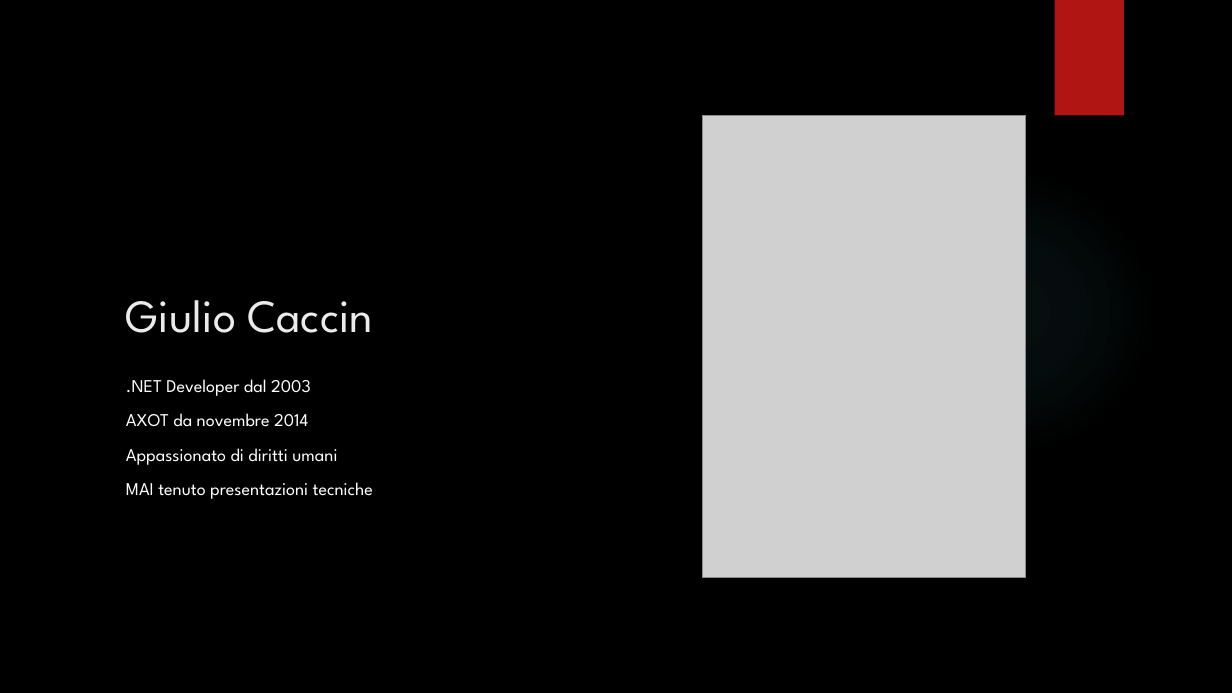
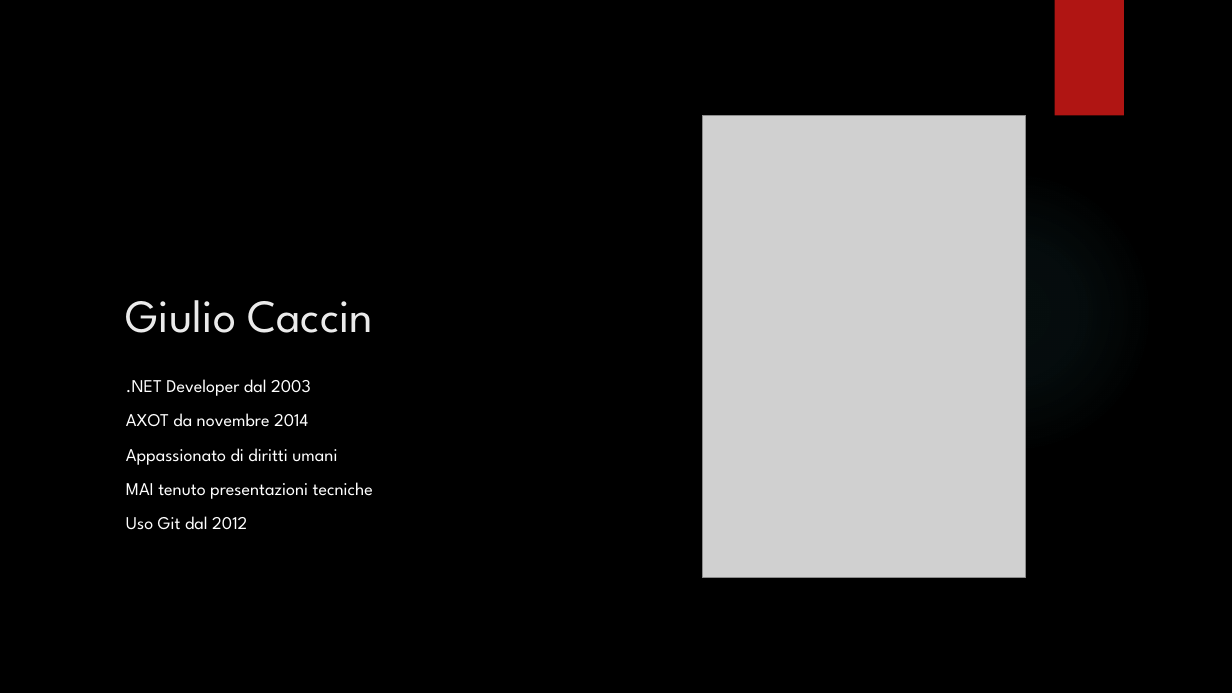
Before and after one commit to giuliocaccin/git-lo-stupido, a slide deck: slide 3 of Git.pptx. Drawn at 1232x693 pixels with LibreOffice and Linux fonts; fonts in the diff are those of the drawing; grey boxes stand for pictures; background and template pictures are left out. Boxes give left, top, right and bottom in pixels: in the first picture for what was removed or moved away, otherwise in the second. Text is boxed around its words. In the diff, an @@ line names an element or a change of style, - is before the commit and + after.

```diff
--- a/Git.pptx
+++ b/Git.pptx
@@ text at [126,516,247,530]: paragraph added @@
+Uso Git dal 2012
```
Also in this commit, not shown: 11 other slides changed, 21 slides added, 1 slide removed, 12 other files.
